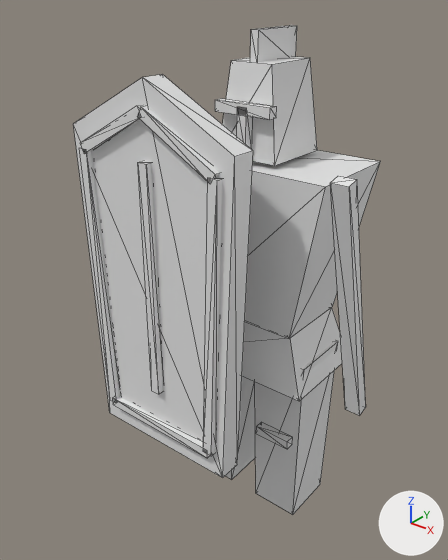
What one commit did to the glTF model public/hackerz/models/warden.glb.
One viewpoint serves both versions: a 50 mm lens placed at (1.66, -2.42, 2.76), pointed at (0.11, -0.48, 1.56). Every picture has the same lights, and +X, +Y and +Z are marked at lower right. The first picture is the older version. Mesh edges are drawn as thin lines. Where no turn or scale is listed for an object, it has been applied to the vertices.

In view in the first picture: 'blade', 'crest', 'greaveA', 'greaveB', 'helm', 'shieldCrest', 'shieldTrim1', 'shieldTrim2', 'shieldTrim4', 'skirt', 'torso', 'towerShield' and 5 more.
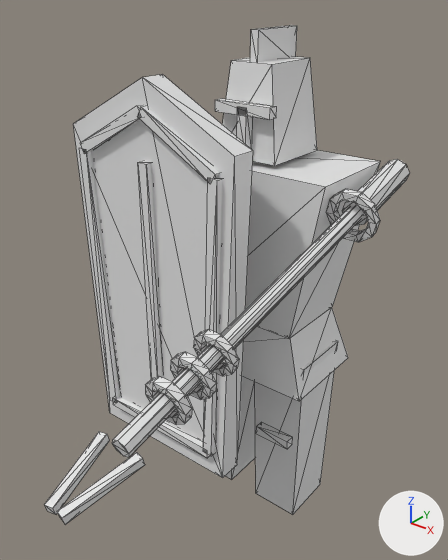
Location of each change, [x1, y1, x2, y2] in pixels of the pictures (448 x 560 px):
'prodShaft', added
    after: [112, 206, 362, 458]
'blade', deleted
    before: [330, 176, 366, 415]
'prodProng1', added
    after: [57, 452, 145, 525]
'prodGrip', added
    after: [342, 159, 410, 226]
'prodProng-1', added
    after: [44, 432, 110, 514]
'prodGuard', added
    after: [326, 189, 380, 242]
'prodCoil2', added
    after: [145, 376, 192, 425]
'prodCoil1', added
    after: [170, 352, 216, 400]
'prodCoil0', added
    after: [194, 329, 239, 376]

The change, as a list of edits to the scene's bpy script:
```text
Add me_prodshaft:
    me_prodshaft.from_pydata(...)  # 16 vertices, 28 faces; spans x -0.035..0.035, y -1.464..0.008, z -0.397..0.034
    me_prodshaft.materials.append(mat_body_001)  # white #e7e7e7
Add me_prodprong_1:
    me_prodprong_1.from_pydata([(-0.038, -1.695, -0.438), (-0.038, -1.702, -0.409), (-0.092, -1.448, -0.376), (-0.092, -1.455, -0.347), (-0.008, -1.689, -0.436), (-0.008, -1.696, -0.407), (-0.062, -1.442, -0.375), (-0.062, -1.449, -0.346)], [], [(0, 1, 3), (0, 3, 2), (2, 3, 7), (2, 7, 6), (6, 7, 5), (6, 5, 4), (4, 5, 1), (4, 1, 0), (2, 6, 4), (2, 4, 0), (7, 3, 1), (7, 1, 5)])
    me_prodprong_1.materials.append(mat_hot_001)  # white #e7e7e7
Add me_prodprong1:
    me_prodprong1.from_pydata([(0.008, -1.689, -0.436), (0.008, -1.696, -0.407), (0.062, -1.442, -0.375), (0.062, -1.449, -0.346), (0.038, -1.695, -0.438), (0.038, -1.702, -0.409), (0.092, -1.448, -0.376), (0.092, -1.455, -0.347)], [], [(0, 1, 3), (0, 3, 2), (2, 3, 7), (2, 7, 6), (6, 7, 5), (6, 5, 4), (4, 5, 1), (4, 1, 0), (2, 6, 4), (2, 4, 0), (7, 3, 1), (7, 1, 5)])
    me_prodprong1.materials.append(mat_hot_001)  # white #e7e7e7
Add me_prodguard:
    me_prodguard.from_pydata(...)  # 40 vertices, 80 faces; spans x -0.118..0.118, y -0.161..-0.072, z -0.142..0.084
    me_prodguard.materials.append(mat_glow_001)  # white #e7e7e7
Add me_prodgrip:
    me_prodgrip.from_pydata(...)  # 16 vertices, 28 faces; spans x -0.06..0.06, y -0.112..0.306, z -0.082..0.131
    me_prodgrip.materials.append(mat_body_001)  # white #e7e7e7
Add me_prodcoil2:
    me_prodcoil2.from_pydata(...)  # 40 vertices, 80 faces; spans x -0.086..0.086, y -1.286..-1.217, z -0.395..-0.229
    me_prodcoil2.materials.append(mat_glow_001)  # white #e7e7e7
Add me_prodcoil1:
    me_prodcoil1.from_pydata(...)  # 40 vertices, 80 faces; spans x -0.086..0.086, y -1.17..-1.1, z -0.366..-0.2
    me_prodcoil1.materials.append(mat_glow_001)  # white #e7e7e7
Add me_prodcoil0:
    me_prodcoil0.from_pydata(...)  # 40 vertices, 80 faces; spans x -0.086..0.086, y -1.054..-0.984, z -0.337..-0.171
    me_prodcoil0.materials.append(mat_glow_001)  # white #e7e7e7
Remove ob_blade:
    ob_blade = bpy.data.objects.new('blade', me_blade)
    ob_blade.location = (0.0, 0.0, 0.0)
Add ob_prodshaft:
    ob_prodshaft = bpy.data.objects.new('prodShaft', me_prodshaft)
    ob_prodshaft.location = (0.55, -0.05, 1.9)
Add ob_prodprong_1:
    ob_prodprong_1 = bpy.data.objects.new('prodProng-1', me_prodprong_1)
    ob_prodprong_1.location = (0.55, -0.05, 1.9)
Add ob_prodprong1:
    ob_prodprong1 = bpy.data.objects.new('prodProng1', me_prodprong1)
    ob_prodprong1.location = (0.55, -0.05, 1.9)
Add ob_prodguard:
    ob_prodguard = bpy.data.objects.new('prodGuard', me_prodguard)
    ob_prodguard.location = (0.55, -0.05, 1.9)
Add ob_prodgrip:
    ob_prodgrip = bpy.data.objects.new('prodGrip', me_prodgrip)
    ob_prodgrip.location = (0.55, -0.05, 1.9)
Add ob_prodcoil2:
    ob_prodcoil2 = bpy.data.objects.new('prodCoil2', me_prodcoil2)
    ob_prodcoil2.location = (0.55, -0.05, 1.9)
Add ob_prodcoil1:
    ob_prodcoil1 = bpy.data.objects.new('prodCoil1', me_prodcoil1)
    ob_prodcoil1.location = (0.55, -0.05, 1.9)
Add ob_prodcoil0:
    ob_prodcoil0 = bpy.data.objects.new('prodCoil0', me_prodcoil0)
    ob_prodcoil0.location = (0.55, -0.05, 1.9)
```
